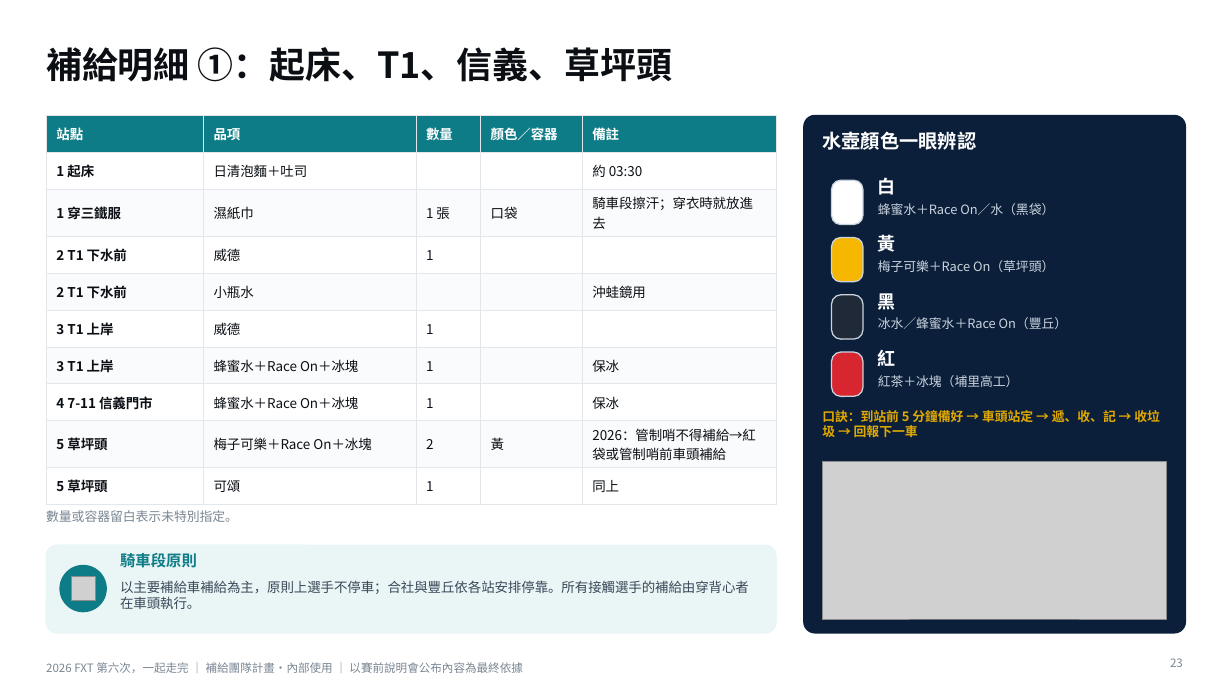
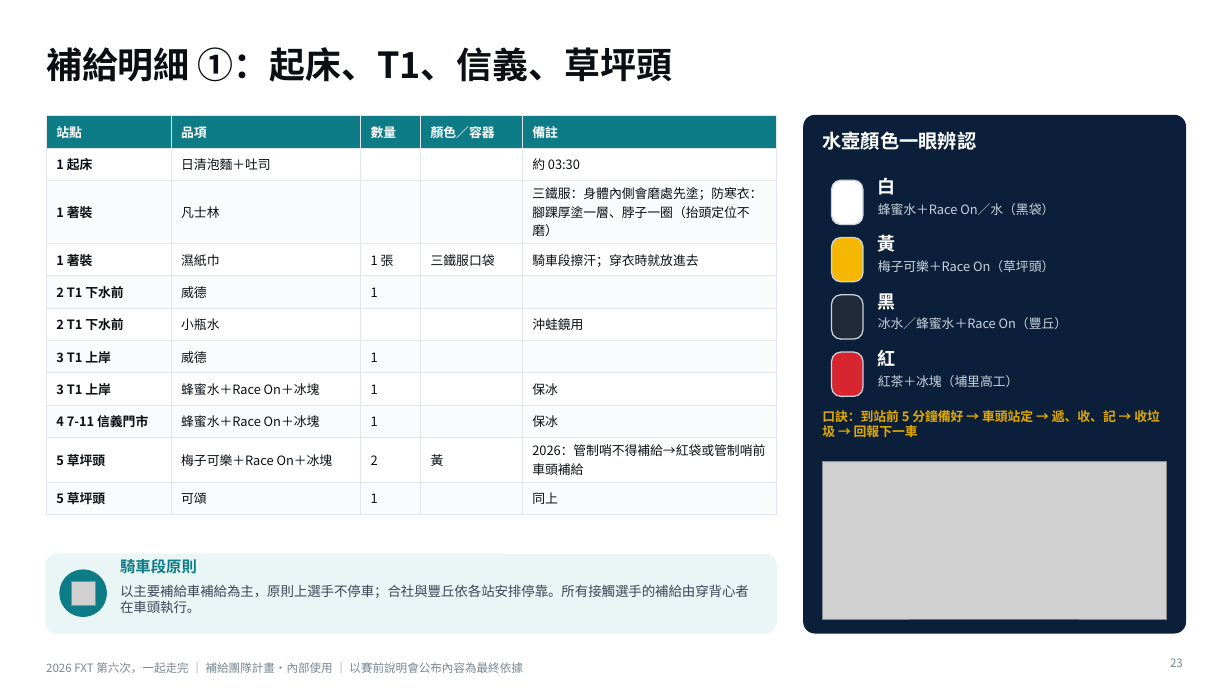
Before and after one commit to powermovebboy-sys/Race-site, a slide deck: slide 23 of deck/2026_FXT_第六次一起走完.pptx. Drawn at 1232x693 pixels with LibreOffice and Linux fonts; fonts in the diff are those of the drawing; grey boxes stand for pictures. Boxes give left, top, right and bottom in pixels: in the first picture for what was removed or moved away, otherwise in the second. Text is boxed around its words. In the diff, an @@ line names an element or a change of style, - is before the commit and + after.

```diff
--- a/deck/2026_FXT_第六次一起走完.pptx
+++ b/deck/2026_FXT_第六次一起走完.pptx
@@ table at [46, 116, 776, 508] @@
-row 3: 1 穿三鐵服 | 濕紙巾 | 1 張 | 口袋 | 騎車段擦汗；穿衣時就放進去
+row 3: 1 著裝 | 凡士林 |  |  | 三鐵服：身體內側會磨處先塗；防寒衣：腳踝厚塗一層、脖子一圈（抬頭定位不磨）
+row 4: 1 著裝 | 濕紙巾 | 1 張 | 三鐵服口袋 | 騎車段擦汗；穿衣時就放進去
@@ text removed at [46, 510, 238, 522] @@
-數量或容器留白表示未特別指定。
@@ rounded rectangle: place and size @@
-rounded rectangle at [46, 545, 776, 633]
+rounded rectangle at [46, 555, 776, 633]
@@ rounded rectangle at [46, 555, 776, 633]: proportions changed @@
@@ 1 picture, 1 text, 1 ellipse: place and size @@
-1 picture, 1 text, 1 ellipse at [60, 551, 197, 612]
+1 picture, 1 text, 1 ellipse at [60, 557, 197, 616]
@@ text "以主要補給車補給為主，原則上選手不停車；合社與豐丘依各站安排停靠。所有接觸選手的補給由穿背心者在車頭執行。": place and size @@
-text "以主要補給車補給為主，原則上選手不停車；合社與豐丘依各站安排停靠。所有接觸選手的補給由穿背心者在車頭執行。" at [120, 580, 749, 609]
+text "以主要補給車補給為主，原則上選手不停車；合社與豐丘依各站安排停靠。所有接觸選手的補給由穿背心者在車頭執行。" at [120, 584, 749, 613]
```
Also in this commit, not shown: 2 other slides changed, 2 other files.
